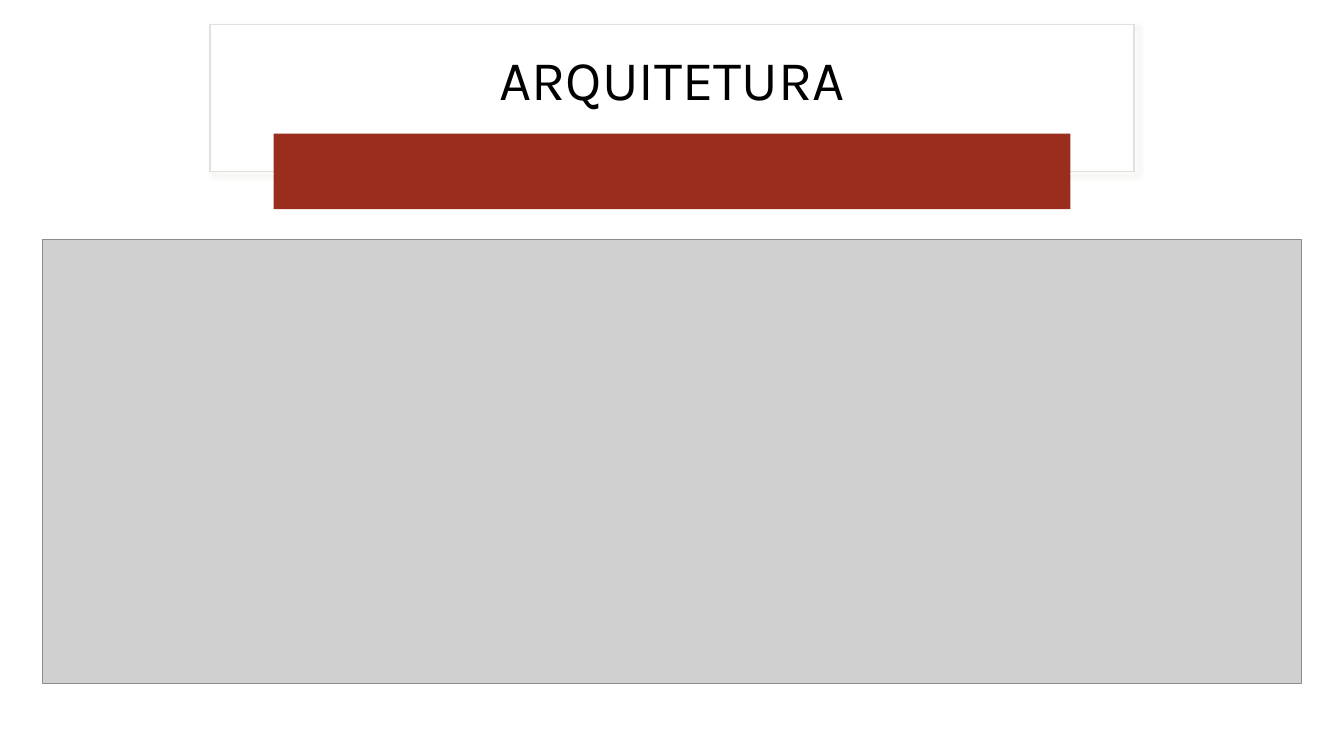
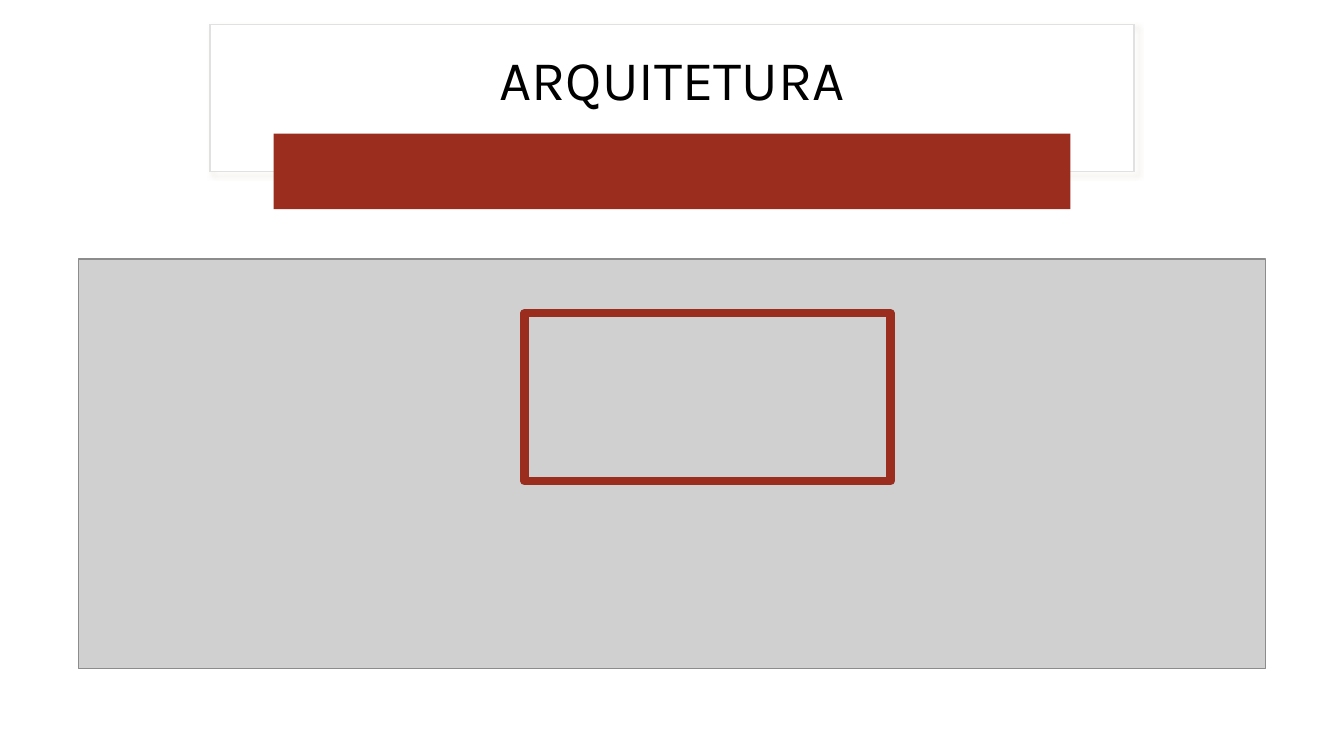
Before and after one commit to Luanferrazzo/HandsOnEngdeDados, a slide deck: slide 5 of Apresentação/SALES TECH.pptx. Drawn at 1344x756 pixels with LibreOffice and Linux fonts; fonts in the diff are those of the drawing; grey boxes stand for pictures. Boxes give left, top, right and bottom in pixels: in the first picture for what was removed or moved away, otherwise in the second. Text is boxed around its words. In the diff, an @@ line names an element or a change of style, - is before the commit and + after.

```diff
--- a/Apresentação/SALES TECH.pptx
+++ b/Apresentação/SALES TECH.pptx
@@ picture: place and size @@
-picture at (42, 240, 1302, 684)
+picture at (79, 259, 1266, 668)
@@ rectangle added at (524, 314, 890, 482), outline #9B2D1F 6 pt @@
```
Also in this commit, not shown: 2 other slides changed.
